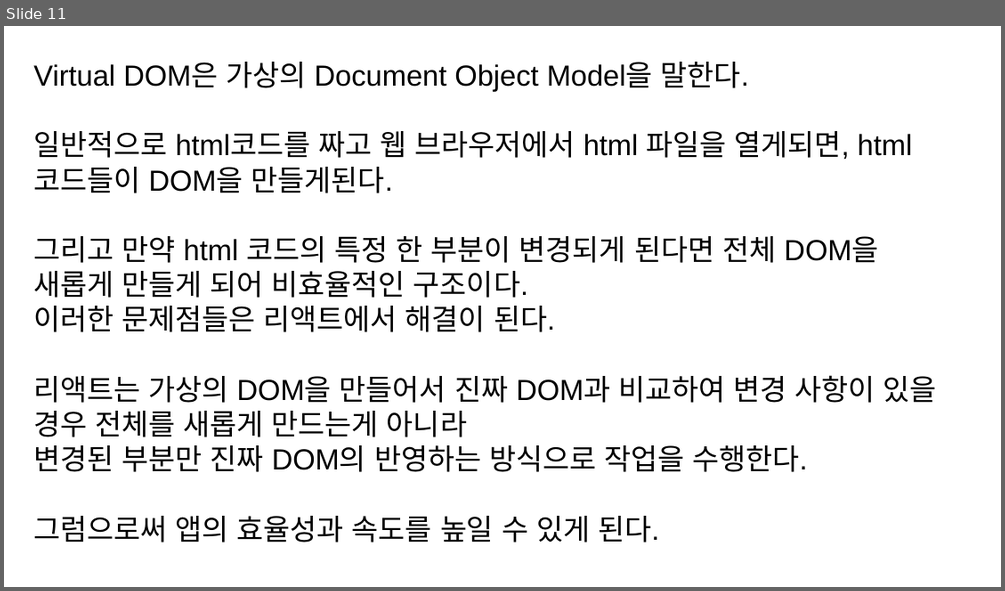
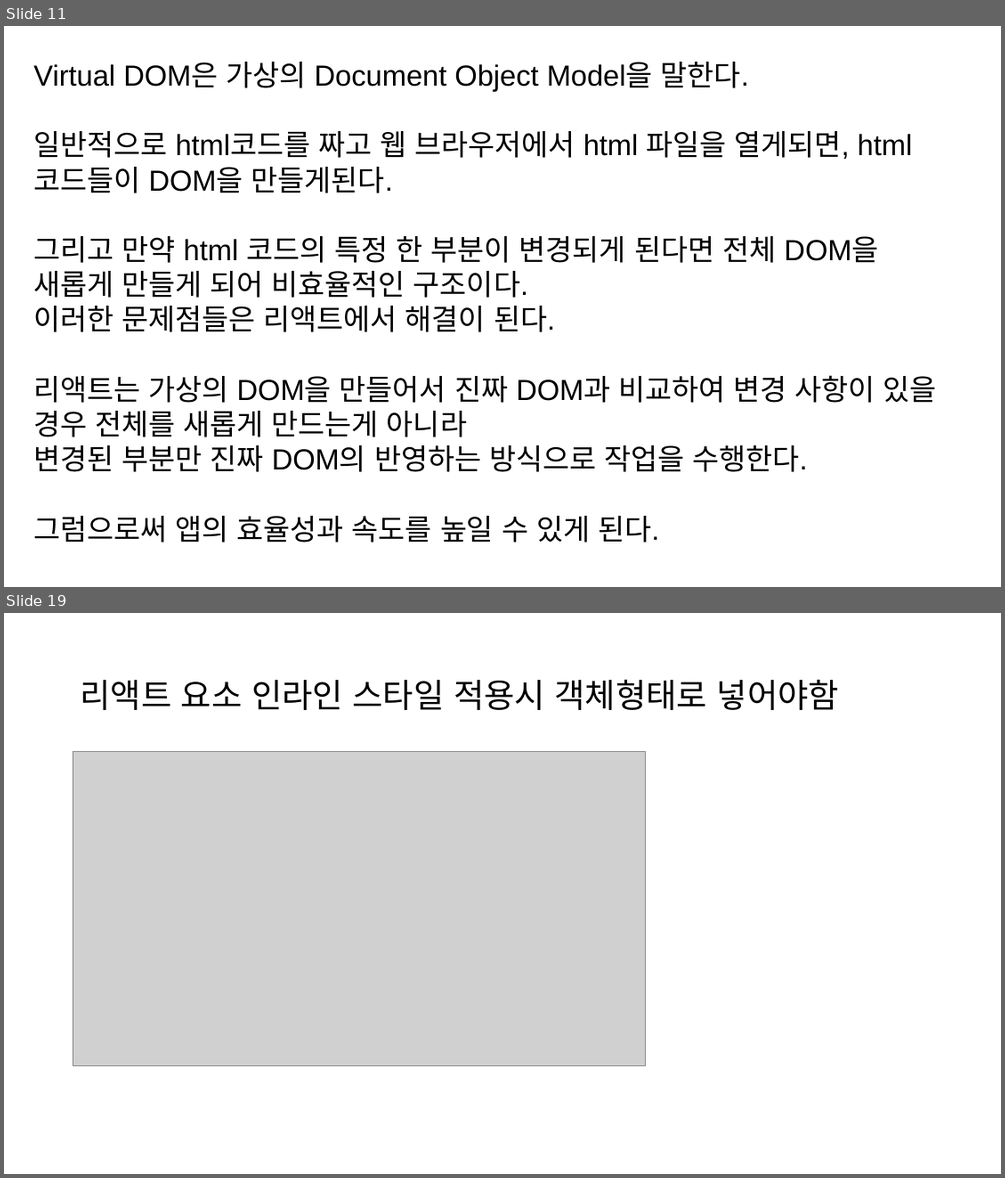
Before and after one commit to ParkNohYul1/study, a slide deck: 리액트/리액트란 무엇인가.pptx. Shown one above the other, each under a label of ours: slide 11 before the commit, slides 11 and 19 after it; the slides between them are not shown. The pictures are 1005x591 and 1005x1178 pixels, drawn with LibreOffice and Linux fonts; fonts in the diff are those of the drawing; grey boxes stand for pictures. Boxes give left, top, right and bottom in pixels: in the first picture for what was removed or moved away, otherwise in the second. Text is boxed around its words. In the diff, an @@ line names an element or a change of style, - is before the commit and + after.

```diff
--- a/리액트/리액트란 무엇인가.pptx
+++ b/리액트/리액트란 무엇인가.pptx
@@ slide 19 added at (4, 613, 1001, 1174), background #FFFFFF @@
@@ title added at (80, 679, 839, 710), 32 pt, text #000000 @@
+리액트 요소 인라인 스타일 적용시 객체형태로 넣어야함
@@ picture added at (73, 751, 646, 1066) @@
```
Also in this commit, not shown: 2 slides changed, 6 other slides added.
